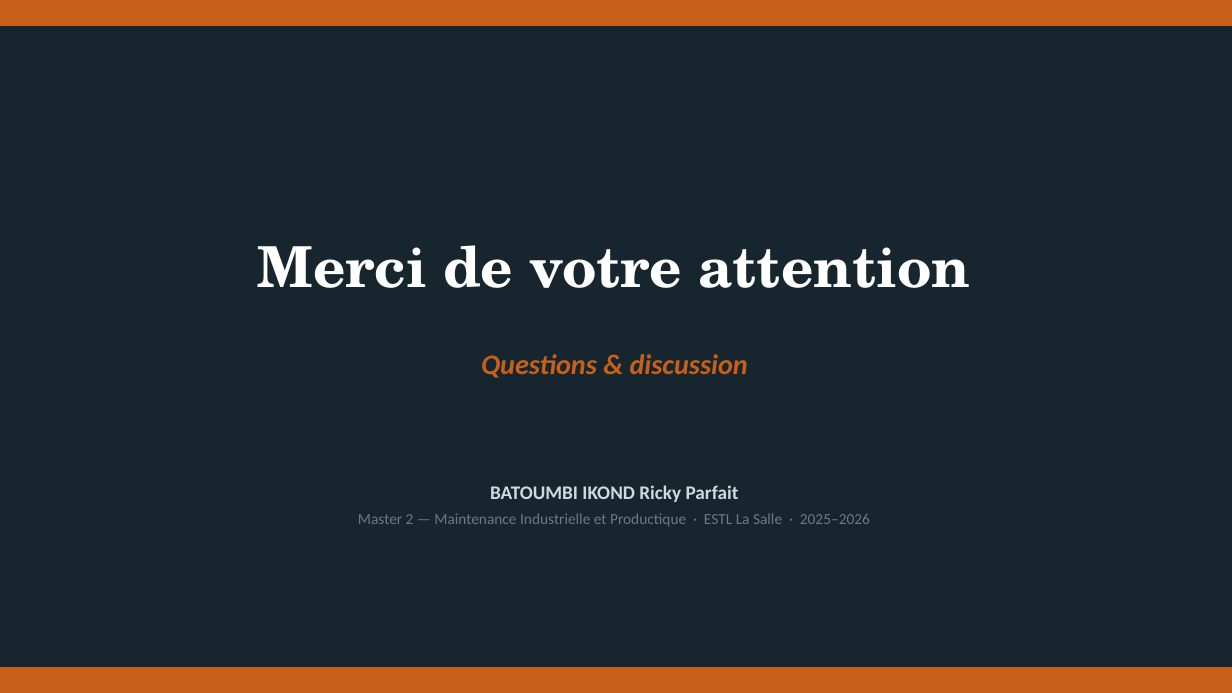
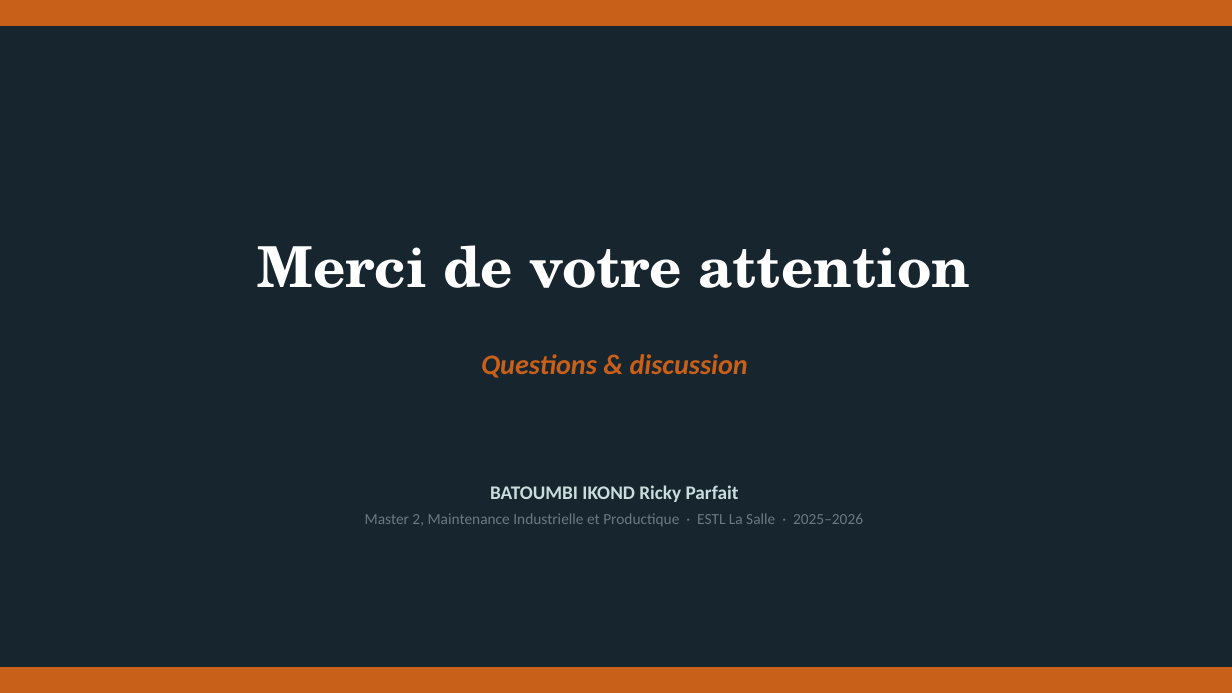
Before and after one commit to londola13/predictive-maintenance-corrosion, a slide deck: slide 17 of soutenance/Soutenance_Corrosion_BATOUMBI.pptx. Drawn at 1232x693 pixels with LibreOffice and Linux fonts; fonts in the diff are those of the drawing. Boxes give left, top, right and bottom in pixels: in the first picture for what was removed or moved away, otherwise in the second. Text is boxed around its words. In the diff, an @@ line names an element or a change of style, - is before the commit and + after.

```diff
--- a/soutenance/Soutenance_Corrosion_BATOUMBI.pptx
+++ b/soutenance/Soutenance_Corrosion_BATOUMBI.pptx
@@ text at (x1=365, y1=513, x2=863, y2=526): text changed @@
-Master 2 — Maintenance Industrielle et Productique · ESTL La Salle · 2025–2026
+Master 2, Maintenance Industrielle et Productique · ESTL La Salle · 2025–2026
```
Also in this commit, not shown: 11 other slides changed, 2 other files.
